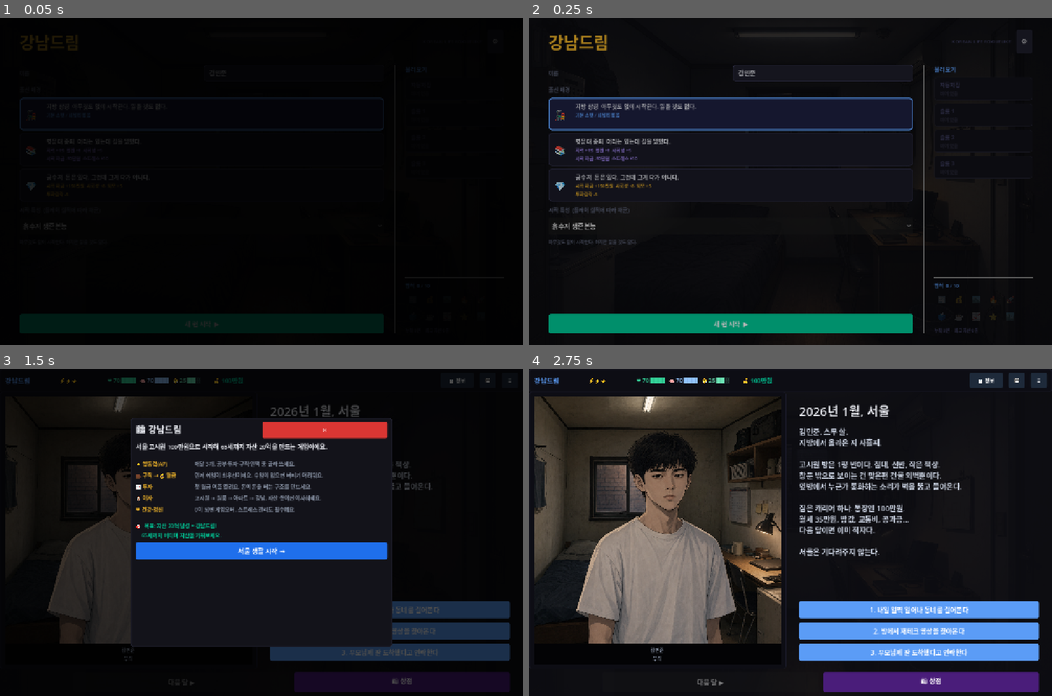
Above: before the commit, frames 1-4 (two rows, left to right).
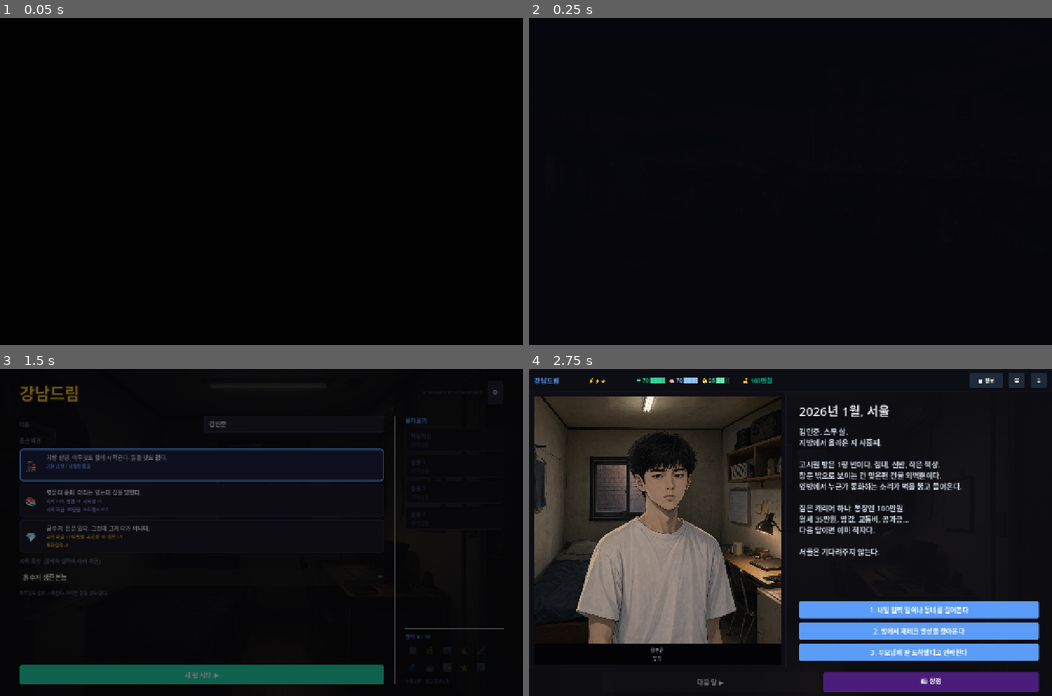
Above: after the commit, the same moments.

Repository: junheeleee/GangnamDream
Game: Godot game, scene res://scenes/SplashScreen.tscn
The game is run twice, just before and just after one commit, with the same random seed, the same clock (stepped at 60 frames per second) and the same inputs. Before the commit the project starts from res://scenes/StartMenu.tscn.
Inputs (mouse positions are in pixels of both pictures, inside the frame that each line leads up to):
- Up to frame 1 (0.05 s): no input
- Up to frame 2 (0.25 s): no input
- Up to frame 3 (1.5 s): click (203, 676) at 0.5 s, where only the run before the commit has a clickable "새 런 시작 ▶"; click (203, 676) at 1.25 s, where only the run after the commit has a clickable "새 런 시작 ▶"
- Up to frame 4 (2.75 s): click "서울 생활 시작 →" at 2 s

The runs differ from the first frame. In frame 1, 4.6% of the frame differs, in the area x 3-95%, y 5-97%; in frame 2, 15%; in frame 3, 26%, in the area x 1-98%, y 2-99%; in frame 4, nothing differs.

Commit message:
feat: 타이틀 스플래시 화면 추가
- scenes/SplashScreen.gd, SplashScreen.tscn 신규 생성
- project.godot 메인씬 StartMenu → SplashScreen으로 변경
- 키아트 배경(옥상) + 로고 + 강남드림 타이틀 + 태그라인 순차 페이드인
- 총 ~4.5초, 아무 키/클릭으로 즉시 스킵 가능
- 힌트 라벨 깜빡임 3회 후 StartMenu 자동 전환

https://claude.ai/code/session_014Z7rjDt64bqk1oh9evjaSU

Diff:
--- a/project.godot
+++ b/project.godot
@@ -16,7 +16,7 @@
 
 config/name="강남드림"
 config/description="대한민국 현대를 배경으로 한 로그라이크 인생 시뮬레이션 RPG"
-run/main_scene="res://scenes/StartMenu.tscn"
+run/main_scene="res://scenes/SplashScreen.tscn"
 config/features=PackedStringArray("4.6", "GL Compatibility")
 config/icon="res://icon.svg"
 
--- /dev/null
+++ b/scenes/SplashScreen.gd
@@ -0,0 +1,183 @@
+extends Control
+
+var _transitioning: bool = false
+
+var _bg_img:     TextureRect
+var _logo_img:   TextureRect
+var _title_lbl:  Label
+var _sub_lbl:    Label
+var _line_rect:  ColorRect
+var _tagline_lbl: Label
+var _context_lbl: Label
+var _press_lbl:  Label
+
+func _ready():
+	_build_ui()
+	BGMPlayer.start()
+	SceneTransition.fade_in()
+	_run_sequence()
+
+# ── UI 구성 ──────────────────────────────────────────────────────────────
+func _build_ui():
+	# 1. 검정 베이스
+	var bg = ColorRect.new()
+	bg.color = Color("#0c0c10")
+	bg.mouse_filter = Control.MOUSE_FILTER_IGNORE
+	bg.set_anchors_preset(Control.PRESET_FULL_RECT)
+	add_child(bg)
+
+	# 2. 키아트 배경 (시작 시 투명)
+	_bg_img = TextureRect.new()
+	_bg_img.set_anchors_preset(Control.PRESET_FULL_RECT)
+	_bg_img.stretch_mode = TextureRect.STRETCH_SCALE
+	_bg_img.expand_mode  = TextureRect.EXPAND_IGNORE_SIZE
+	_bg_img.modulate     = Color(1, 1, 1, 0.0)
+	_bg_img.mouse_filter = Control.MOUSE_FILTER_IGNORE
+	var keyart = load("res://assets/keyart/gangnam_dream_keyart_rooftop.png")
+	if keyart:
+		_bg_img.texture = keyart
+	add_child(_bg_img)
+
+	# 3. 어두운 그라데이션 오버레이
+	var overlay = ColorRect.new()
+	overlay.set_anchors_preset(Control.PRESET_FULL_RECT)
+	overlay.color        = Color(0.03, 0.03, 0.07, 0.72)
+	overlay.mouse_filter = Control.MOUSE_FILTER_IGNORE
+	add_child(overlay)
+
+	# 4. 중앙 세로 레이아웃
+	var center = CenterContainer.new()
+	center.set_anchors_preset(Control.PRESET_FULL_RECT)
+	add_child(center)
+
+	var vbox = VBoxContainer.new()
+	vbox.add_theme_constant_override("separation", 14)
+	vbox.alignment = BoxContainer.ALIGNMENT_CENTER
+	center.add_child(vbox)
+
+	# ── 로고 이미지 ──
+	_logo_img = TextureRect.new()
+	_logo_img.stretch_mode = TextureRect.STRETCH_KEEP_ASPECT_CENTERED
+	_logo_img.expand_mode  = TextureRect.EXPAND_FIT_WIDTH_PROPORTIONAL
+	_logo_img.custom_minimum_size = Vector2(380, 190)
+	_logo_img.size_flags_horizontal = Control.SIZE_SHRINK_CENTER
+	_logo_img.modulate = Color(1, 1, 1, 0.0)
+	var logo_tex = load("res://assets/logos/gangnam_dream_logo_concept.png")
+	if logo_tex:
+		_logo_img.texture = logo_tex
+	vbox.add_child(_logo_img)
+
+	# ── 한글 타이틀 ──
+	_title_lbl = Label.new()
+	_title_lbl.text = "강남드림"
+	_title_lbl.add_theme_font_size_override("font_size", 64)
+	_title_lbl.add_theme_color_override("font_color", Color("#f0f4ff"))
+	_title_lbl.horizontal_alignment = HORIZONTAL_ALIGNMENT_CENTER
+	_title_lbl.modulate = Color(1, 1, 1, 0.0)
+	vbox.add_child(_title_lbl)
+
+	# ── 영문 부제 ──
+	_sub_lbl = Label.new()
+	_sub_lbl.text = "GANGNAM DREAM"
+	_sub_lbl.add_theme_font_size_override("font_size", 16)
+	_sub_lbl.add_theme_color_override("font_color", Color("#5b9cf6"))
+	_sub_lbl.horizontal_alignment = HORIZONTAL_ALIGNMENT_CENTER
+	_sub_lbl.modulate = Color(1, 1, 1, 0.0)
+	vbox.add_child(_sub_lbl)
+
+	# ── 구분선 ──
+	_line_rect = ColorRect.new()
+	_line_rect.custom_minimum_size      = Vector2(260, 1)
+	_line_rect.color                    = Color("#1e3a5f")
+	_line_rect.size_flags_horizontal    = Control.SIZE_SHRINK_CENTER
+	_line_rect.modulate = Color(1, 1, 1, 0.0)
+	vbox.add_child(_line_rect)
+
+	# ── 태그라인 ──
+	_tagline_lbl = Label.new()
+	_tagline_lbl.text = "서울에서 살아남아라"
+	_tagline_lbl.add_theme_font_size_override("font_size", 19)
+	_tagline_lbl.add_theme_color_override("font_color", Color("#8892a4"))
+	_tagline_lbl.horizontal_alignment = HORIZONTAL_ALIGNMENT_CENTER
+	_tagline_lbl.modulate = Color(1, 1, 1, 0.0)
+	vbox.add_child(_tagline_lbl)
+
+	# ── 배경 설명 ──
+	_context_lbl = Label.new()
+	_context_lbl.text = "― 2030년대 서울, 당신의 이야기 ―"
+	_context_lbl.add_theme_font_size_override("font_size", 13)
+	_context_lbl.add_theme_color_override("font_color", Color("#3d4a5e"))
+	_context_lbl.horizontal_alignment = HORIZONTAL_ALIGNMENT_CENTER
+	_context_lbl.modulate = Color(1, 1, 1, 0.0)
+	vbox.add_child(_context_lbl)
+
+	# ── 하단 스킵 힌트 ──
+	_press_lbl = Label.new()
+	_press_lbl.text = "아무 키나 눌러 계속"
+	_press_lbl.add_theme_font_size_override("font_size", 13)
+	_press_lbl.add_theme_color_override("font_color", Color("#3a4455"))
+	_press_lbl.horizontal_alignment = HORIZONTAL_ALIGNMENT_CENTER
+	_press_lbl.set_anchors_preset(Control.PRESET_BOTTOM_WIDE)
+	_press_lbl.offset_top    = -44
+	_press_lbl.offset_bottom = 0
+	_press_lbl.mouse_filter  = Control.MOUSE_FILTER_IGNORE
+	_press_lbl.modulate = Color(1, 1, 1, 0.0)
+	add_child(_press_lbl)
+
+# ── 애니메이션 시퀀스 ──────────────────────────────────────────────────
+func _run_sequence():
+	# 배경 먼저 서서히 등장
+	_fade_in(_bg_img, 1.0, 0.38)
+
+	await get_tree().create_timer(0.4).timeout
+	_fade_in(_logo_img, 0.7)
+
+	await get_tree().create_timer(0.5).timeout
+	_fade_in(_title_lbl, 0.65)
+
+	await get_tree().create_timer(0.4).timeout
+	_fade_in(_sub_lbl, 0.5)
+	_fade_in(_line_rect, 0.6)
+
+	await get_tree().create_timer(0.5).timeout
+	_fade_in(_tagline_lbl, 0.55)
+
+	await get_tree().create_timer(0.35).timeout
+	_fade_in(_context_lbl, 0.55)
+
+	await get_tree().create_timer(0.6).timeout
+	_fade_in(_press_lbl, 0.8)
+
+	# 힌트 깜빡임 (주의 유도)
+	_blink_hint()
+
+	# 자동 전환 (힌트 등장 후 약 2초)
+	await get_tree().create_timer(2.0).timeout
+	_go_to_start()
+
+func _fade_in(node: Control, duration: float, target_alpha: float = 1.0):
+	var tw = create_tween()
+	tw.tween_property(node, "modulate", Color(1, 1, 1, target_alpha), duration)
+
+func _blink_hint():
+	if _transitioning:
+		return
+	var tw = create_tween()
+	tw.set_loops(3)
+	tw.tween_property(_press_lbl, "modulate", Color(1, 1, 1, 0.5), 0.6)
+	tw.tween_property(_press_lbl, "modulate", Color(1, 1, 1, 1.0), 0.6)
+
+# ── 전환 ─────────────────────────────────────────────────────────────────
+func _go_to_start():
+	if _transitioning:
+		return
+	_transitioning = true
+	SceneTransition.go("res://scenes/StartMenu.tscn")
+
+func _input(event):
+	if _transitioning:
+		return
+	if event is InputEventKey and event.pressed and not event.echo:
+		_go_to_start()
+	elif event is InputEventMouseButton and event.pressed:
+		_go_to_start()
--- /dev/null
+++ b/scenes/SplashScreen.tscn
@@ -0,0 +1,10 @@
+[gd_scene load_steps=2 format=3 uid="uid://splash_screen"]
+
+[ext_resource type="Script" path="res://scenes/SplashScreen.gd" id="1_splash"]
+
+[node name="SplashScreen" type="Control"]
+layout_mode = 3
+anchors_preset = 15
+anchor_right = 1.0
+anchor_bottom = 1.0
+script = ExtResource("1_splash")
Not shown, changed: docs/RELEASE_NOTES.md
Not shown, changed: docs/WORK_LOG.md
